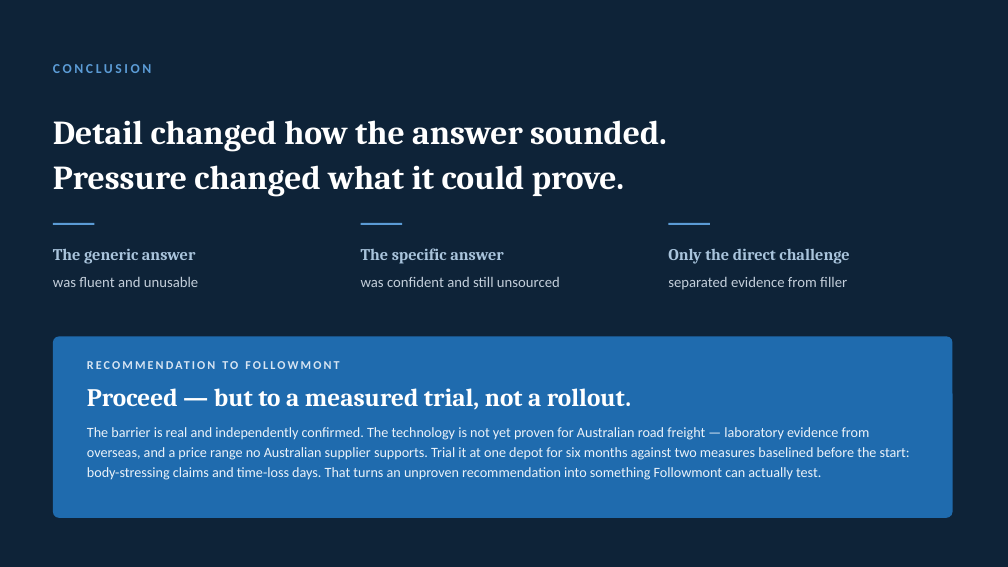
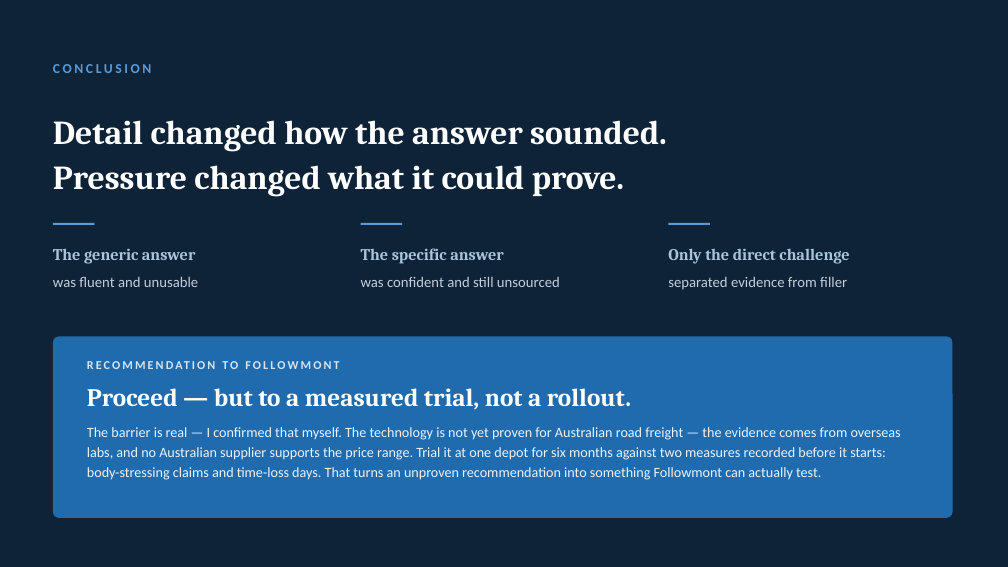
Before and after one commit to danielfrancogomez-wq/My-computer-claude-code, a slide deck: slide 12 of Followmont-Prompt-Chain.pptx. Drawn at 1008x567 pixels with LibreOffice and Linux fonts; fonts in the diff are those of the drawing. Boxes give left, top, right and bottom in pixels: in the first picture for what was removed or moved away, otherwise in the second. Text is boxed around its words. In the diff, an @@ line names an element or a change of style, - is before the commit and + after.

```diff
--- a/Followmont-Prompt-Chain.pptx
+++ b/Followmont-Prompt-Chain.pptx
@@ text at bbox=[87, 427, 901, 480]: text changed @@
-The barrier is real and independently confirmed. The technology is not yet proven for Australian road freight — laboratory evidence from overseas, and a price range no Australian supplier supports. Trial it at one depot for six months against two measures baselined before the start: body-stressing claims and time-loss days. That turns an unproven recommendation into something Followmont can actually test.
+The barrier is real — I confirmed that myself. The technology is not yet proven for Australian road freight — the evidence comes from overseas labs, and no Australian supplier supports the price range. Trial it at one depot for six months against two measures recorded before it starts: body-stressing claims and time-loss days. That turns an unproven recommendation into something Followmont can actually test.
```
Also in this commit, not shown: 10 other slides changed, 1 other file.
